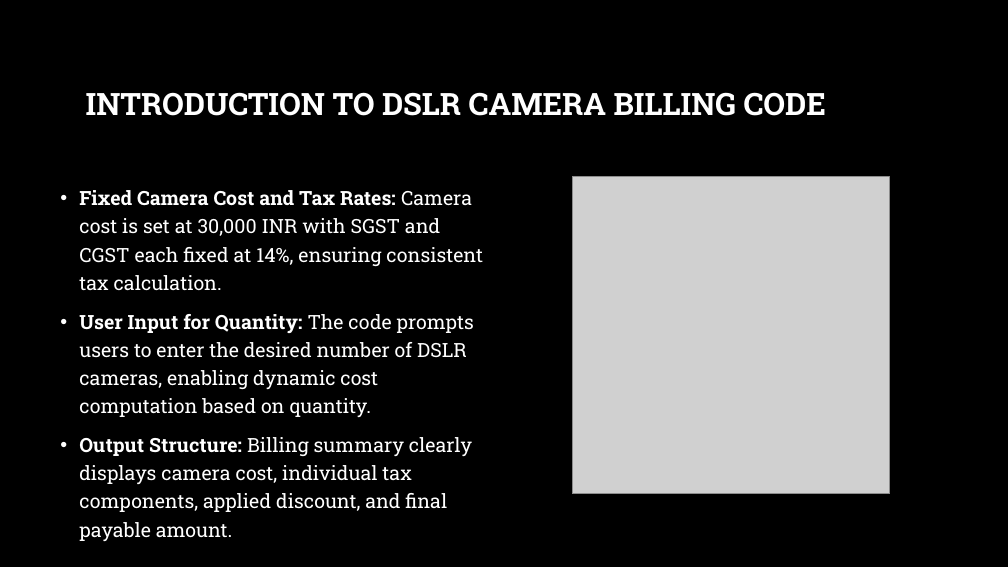
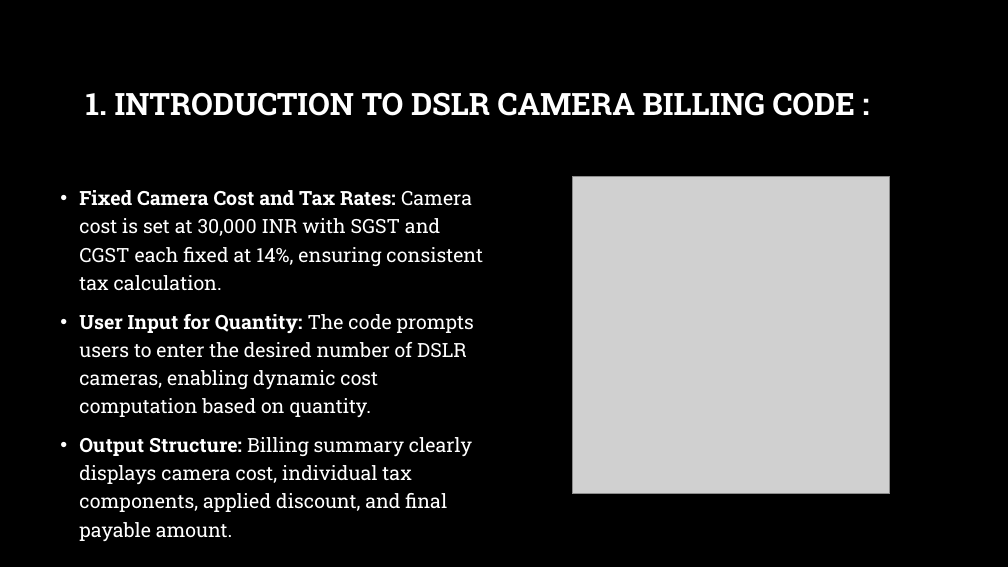
Before and after one commit to mahi2008324/BILLING_project, a slide deck: slide 3 of Billing.ppt.pptx. Drawn at 1008x567 pixels with LibreOffice and Linux fonts; fonts in the diff are those of the drawing; grey boxes stand for pictures; background and template pictures are left out. Boxes give left, top, right and bottom in pixels: in the first picture for what was removed or moved away, otherwise in the second. Text is boxed around its words. In the diff, an @@ line names an element or a change of style, - is before the commit and + after.

Commit message:
billing

```diff
--- a/Billing.ppt.pptx
+++ b/Billing.ppt.pptx
@@ title at [86,92,856,116]: text changed @@
-INTRODUCTION TO DSLR CAMERA BILLING CODE
+1. INTRODUCTION TO DSLR CAMERA BILLING CODE :
```
Also in this commit, not shown: 6 other slides changed, 2 slides added, 2 other files.
